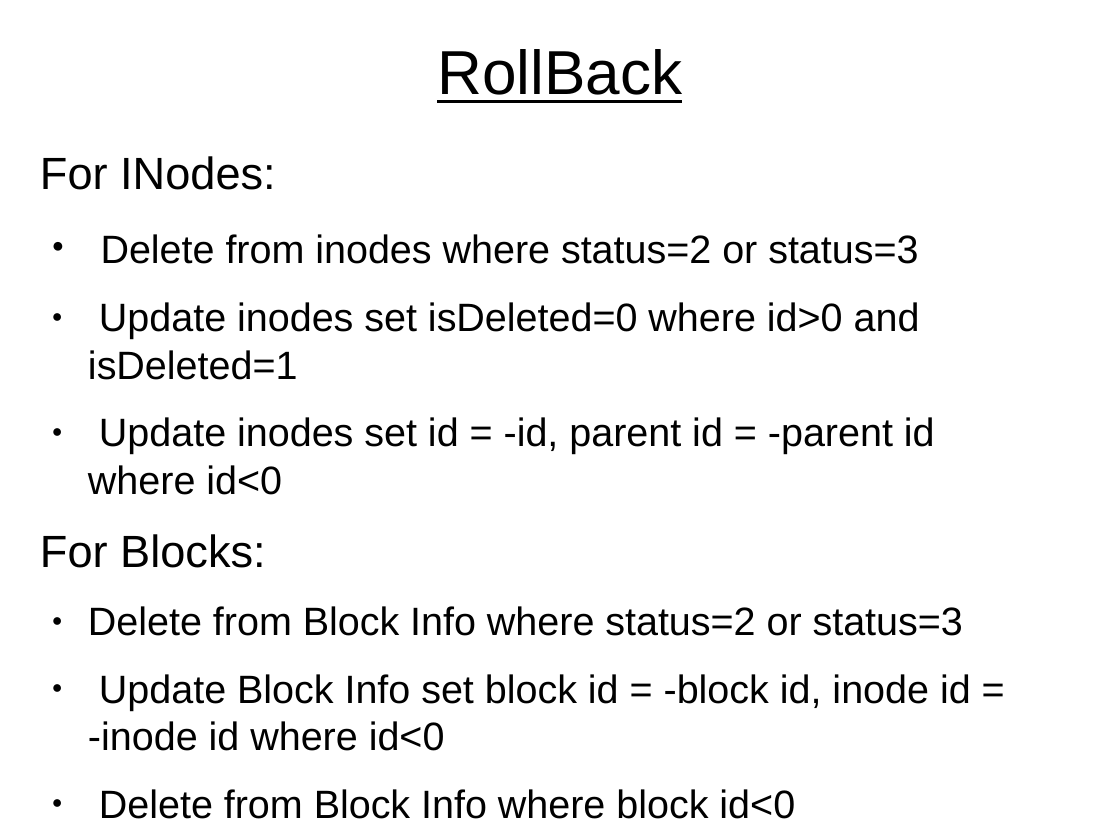
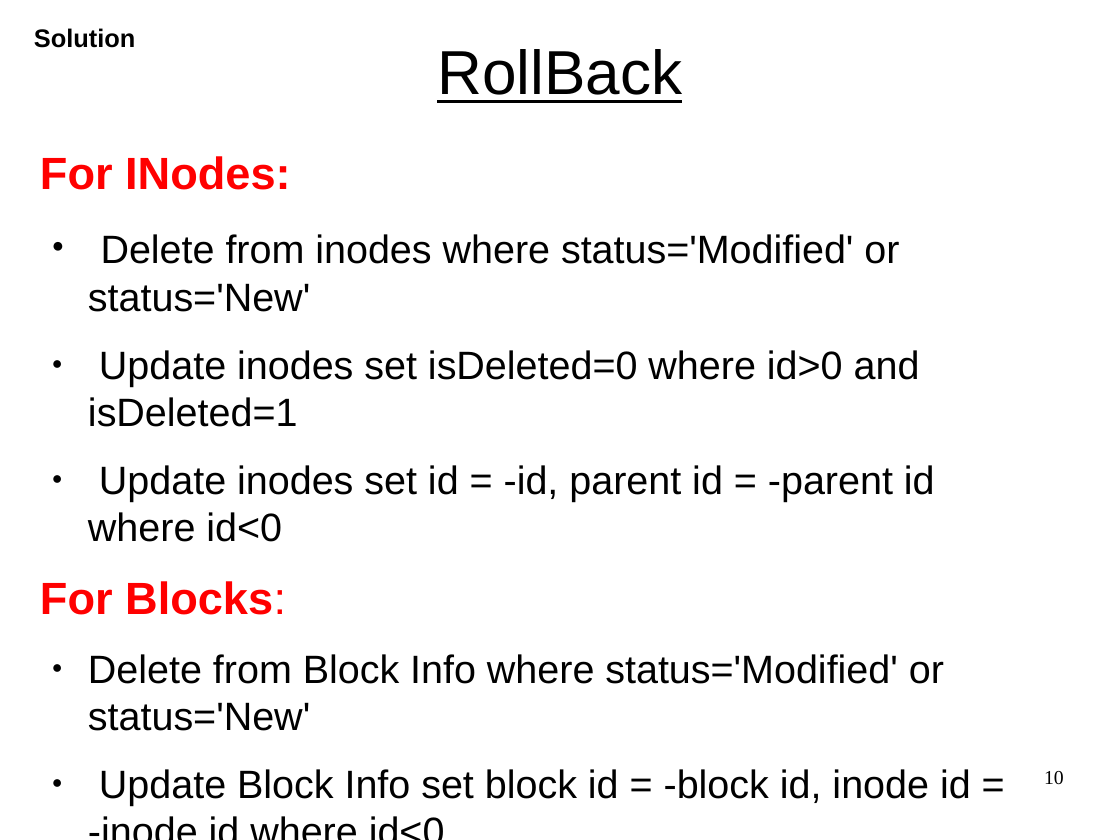
Before and after one commit to pushparajxa/Thesis-Presentation, a slide deck: slide 10 of Final_Presentation.odp (slide 11 before the commit). Drawn at 1120x840 pixels with LibreOffice and Linux fonts; fonts in the diff are those of the drawing. Boxes give left, top, right and bottom in pixels: in the first picture for what was removed or moved away, otherwise in the second. Text is boxed around its words. In the diff, an @@ line names an element or a change of style, - is before the commit and + after.

```diff
--- a/Final_Presentation.odp
+++ b/Final_Presentation.odp
@@ text added at (x1=34, y1=28, x2=135, y2=48), 18 pt, text #000000, bold @@
+Solution
@@ text at (x1=40, y1=156, x2=290, y2=615): text colour #000000 to #FF0000, bold on in "For INodes:", "For Blocks:" @@
@@ text at (x1=88, y1=234, x2=899, y2=312): text changed @@
-● Delete from inodes where status=2 or status=3
+● Delete from inodes where status='Modified' or status='New'
@@ text at (x1=88, y1=654, x2=944, y2=731): text changed @@
-● Delete from Block Info where status=2 or status=3
+● Delete from Block Info where status='Modified' or status='New'
@@ page number added at (x1=1044, y1=771, x2=1064, y2=785), 14 pt, text #000000 @@
+10
```
Also in this commit, not shown: 24 other slides changed, 2 slides added, 4 slides removed, 4 other files.
